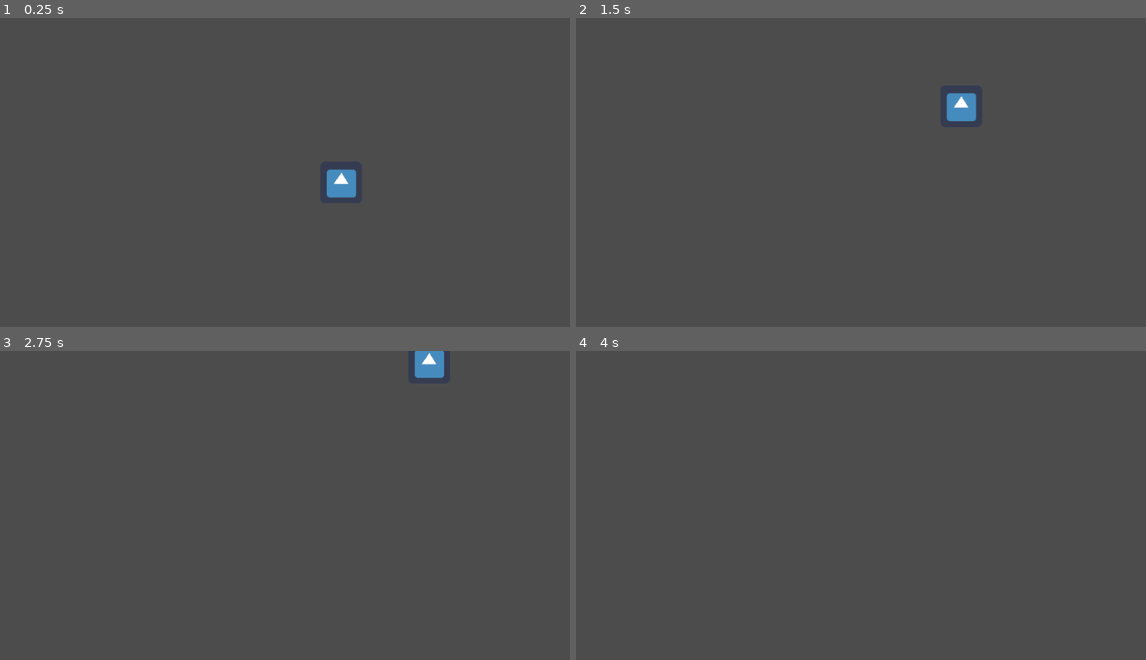
Above: before the commit, frames 1-4 (two rows, left to right).
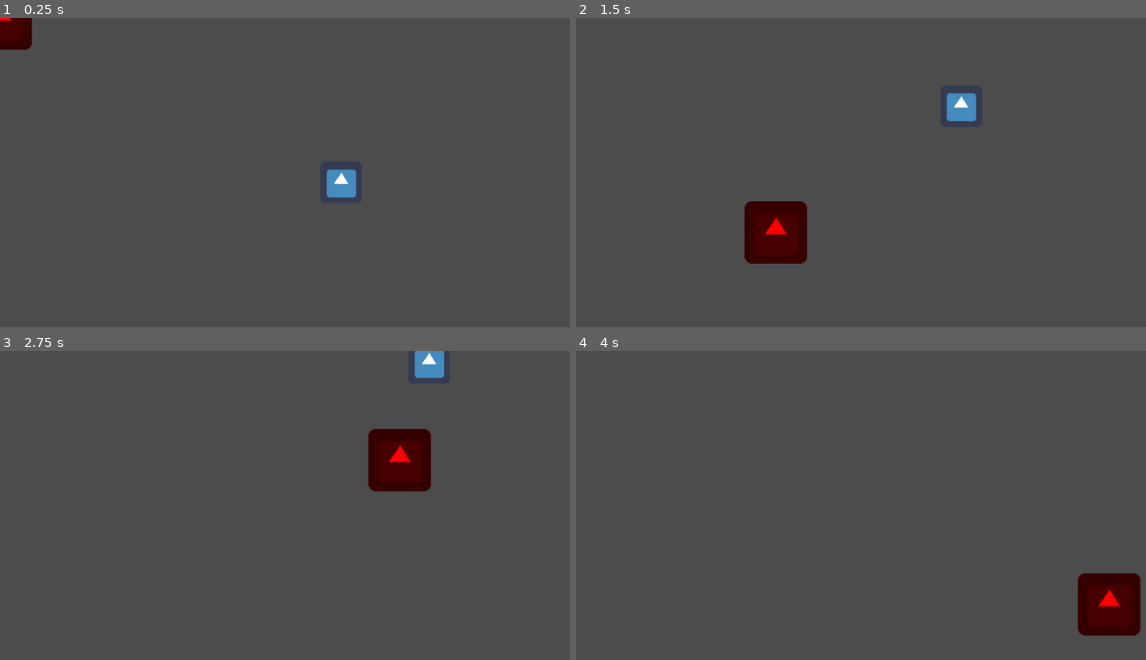
Above: after the commit, the same moments.

Repository: AtharvVohra/Spider-Swat
Game: Godot game, scene res://Scenes/World.tscn
Two runs of this game, one before a commit and one after it. Both use one fixed random seed, a clock stepped at 60 frames per second and the inputs below. The engine's default icon, where the game draws it, is replaced by a stand-in: a white triangle on a blue panel in a dark square.
Inputs (mouse positions are in pixels of both pictures, inside the frame that each line leads up to):
- Up to frame 1 (0.25 s): no input
- Up to frame 2 (1.5 s): move the mouse to (1054, 194) at 0.52 s; press the mouse at (1054, 194) at 0.53 s; move the mouse to (775, 231) at 1.27 s; release the mouse at (775, 231) at 1.28 s; click (775, 231) at 1.35 s
- Up to frame 3 (2.75 s): move the mouse to (399, 459) at 2.02 s; press the mouse at (399, 459) at 2.03 s
- Up to frame 4 (4 s): move the mouse to (878, 622) at 2.77 s; release the mouse at (878, 622) at 2.78 s; click (878, 622) at 2.85 s; tap Enter at 3.5 s; move the mouse to (1111, 604) at 3.52 s; press the mouse at (1111, 604) at 3.53 s

The runs differ from the first frame. In frame 1, 0.6% of the frame differs, in the area x 0-6%, y 0-11%; in frame 2, 2.2%; in frame 3, 2.2%, in the area x 64-76%, y 25-46%; in frame 4, 2.2%.

Commit message:
swatting works

Diff:
--- /dev/null
+++ b/Scenes/Splatter.tscn
@@ -0,0 +1,34 @@
+[gd_scene load_steps=4 format=2]
+
+[ext_resource path="res://Scripts/Splatter.gd" type="Script" id=1]
+[ext_resource path="res://Assets/icon.png" type="Texture" id=2]
+
+[sub_resource type="RectangleShape2D" id=1]
+
+custom_solver_bias = 0.0
+extents = Vector2( 10, 10 )
+
+[node name="Splatter" type="Area2D" index="0"]
+
+input_pickable = true
+gravity_vec = Vector2( 0, 1 )
+gravity = 98.0
+linear_damp = 0.1
+angular_damp = 1.0
+audio_bus_override = false
+audio_bus_name = "Master"
+script = ExtResource( 1 )
+
+[node name="Sprite" type="Sprite" parent="." index="0"]
+
+modulate = Color( 1, 0, 0, 1 )
+self_modulate = Color( 1, 0.03125, 0.03125, 1 )
+scale = Vector2( 1.5, 1.5 )
+texture = ExtResource( 2 )
+_sections_unfolded = [ "Transform", "Visibility" ]
+
+[node name="CollisionShape2D" type="CollisionShape2D" parent="." index="1"]
+
+scale = Vector2( 4, 4 )
+shape = SubResource( 1 )
+_sections_unfolded = [ "Transform" ]
--- a/Scenes/World.tscn
+++ b/Scenes/World.tscn
@@ -1,10 +1,17 @@
-[gd_scene load_steps=3 format=2]
+[gd_scene load_steps=4 format=2]
 
 [ext_resource path="res://Scripts/World.gd" type="Script" id=1]
 [ext_resource path="res://Scenes/Spider1.tscn" type="PackedScene" id=2]
+[ext_resource path="res://Scenes/Splatter.tscn" type="PackedScene" id=3]
 
-[node name="World" type="Node2D"]
+[node name="World" type="Node2D" groups=[
+"Spooders",
+]]
 
 script = ExtResource( 1 )
 
 [node name="Spider1" parent="." index="0" instance=ExtResource( 2 )]
+
+[node name="Splatter" parent="." index="1" instance=ExtResource( 3 )]
+
+position = Vector2( 294, 335 )
--- /dev/null
+++ b/Scripts/Splatter.gd
@@ -0,0 +1,25 @@
+extends Area2D
+
+var mousepos
+
+func _ready():
+	# Called when the node is added to the scene for the first time.
+	# Initialization here
+	pass
+
+func _physics_process(delta):
+#	# Called every frame. Delta is time since last frame.
+#	# Update game logic here.
+	mousepos = get_viewport().get_mouse_position()
+
+	#print(mousepos)
+	self.position = mousepos
+
+	if Input.is_action_pressed("ui_lmbclick"):
+		# kill the spider by getting the collision instance and then calling the queue free
+		# play the swat anim
+		# play sound effect
+		# replace the spider sprite with splat
+		var colBodies = get_overlapping_bodies()
+		for body in colBodies:
+			body.queue_free()
--- a/project.godot
+++ b/project.godot
@@ -14,6 +14,11 @@
 run/main_scene="res://Scenes/World.tscn"
 config/icon="res://icon.png"
 
+[input]
+
+ui_lmbclick=[ Object(InputEventMouseButton,"resource_local_to_scene":false,"resource_name":"","device":0,"alt":false,"shift":false,"control":false,"meta":false,"command":false,"button_mask":0,"position":Vector2( 0, 0 ),"global_position":Vector2( 0, 0 ),"factor":1.0,"button_index":1,"pressed":false,"doubleclick":false,"script":null)
+ ]
+
 [rendering]
 
 environment/default_environment="res://default_env.tres"
